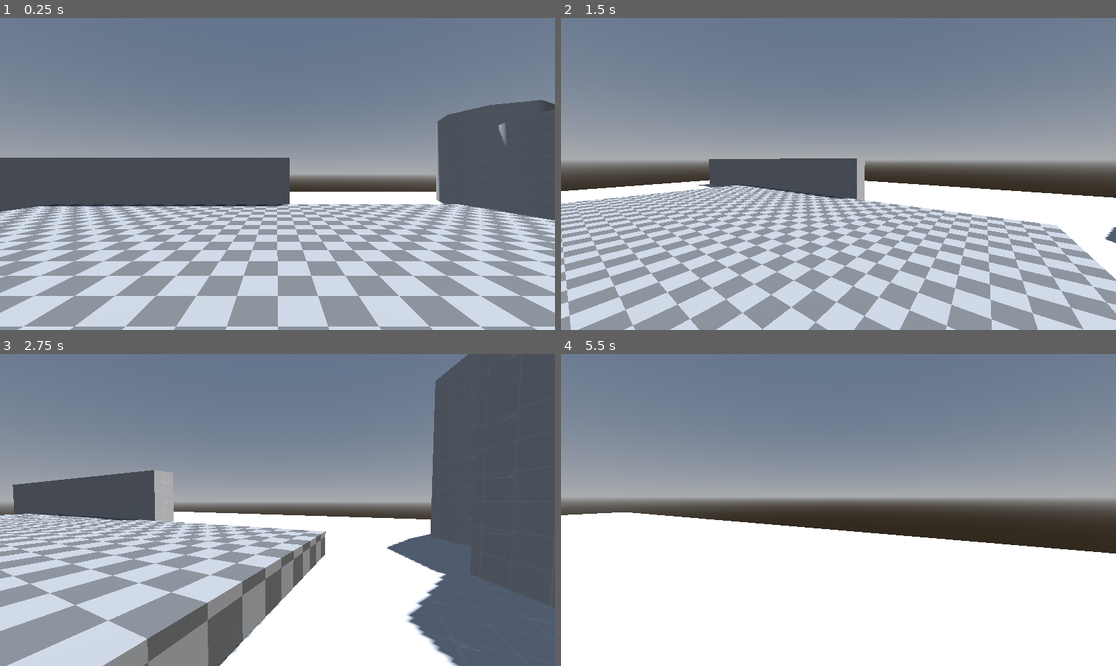
Above: before the commit, frames 1-4 (two rows, left to right).
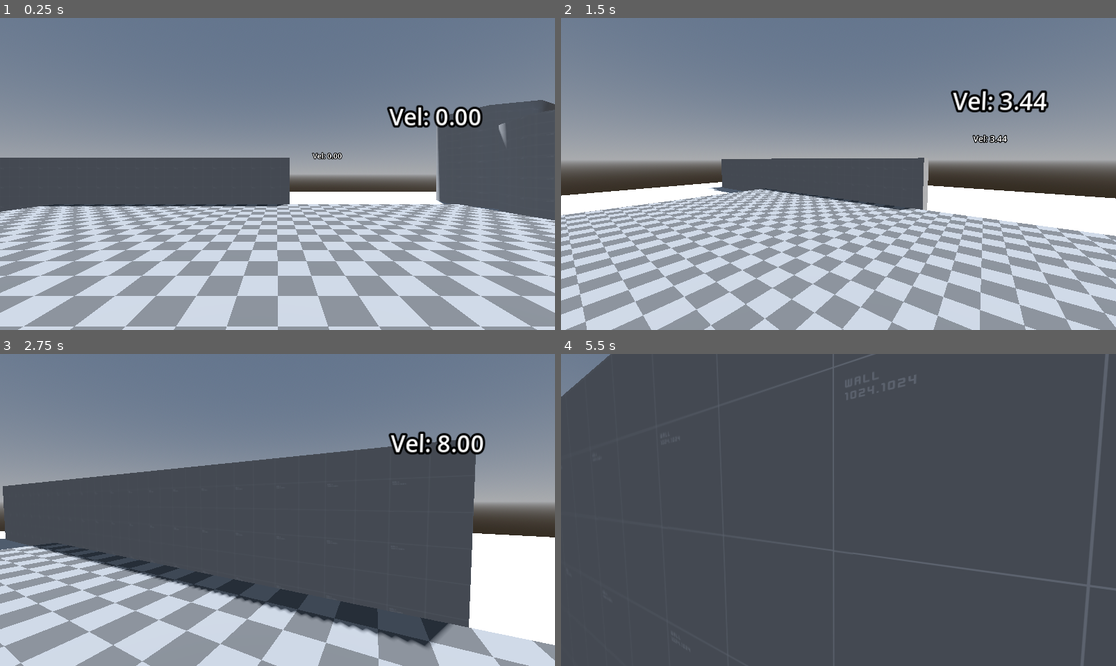
Above: after the commit, the same moments.

Repository: Octoan1/respawn26-colors
Game: Godot game, scene res://Game/main.tscn
Same seed, same stepped clock (60 frames per second), same inputs: the game is played once before the commit and once after it. The engine's default icon, where the game draws it, is replaced by a stand-in: a white triangle on a blue panel in a dark square.
Inputs (mouse positions are in pixels of both pictures, inside the frame that each line leads up to):
- Up to frame 1 (0.25 s): no input
- Up to frame 2 (1.5 s): tap Enter at 0.5 s; move the mouse to (960, 158) at 0.52 s; hold D (player_right) 0.53-1.28 s; hold Shift (player_sprint) 0.53-1.28 s; click (960, 158) at 0.67 s; tap Space (player_jump) at 0.77 s; move the mouse to (810, 174) at 1.27 s; hold W (player_forwards) from 1.28 s (still down); tap Shift (player_sprint) at 1.35 s
- Up to frame 3 (2.75 s): keep holding W (player_forwards); tap Space (player_jump) at 1.52 s; move the mouse to (288, 503) at 2.02 s; hold Shift (player_sprint) from 2.03 s (still down)
- Up to frame 4 (5.5 s): keep holding W (player_forwards); move the mouse to (832, 516) at 2.77 s; release Shift (player_sprint) at 2.78 s; tap Shift (player_sprint) at 2.85, 4.35 s; tap Space (player_jump) at 3.02, 3.77, 4.52 s; move the mouse to (877, 513) at 3.52 s; hold Shift (player_sprint) 3.53-4.28 s; move the mouse to (794, 506) at 4.27 s; move the mouse to (844, 510) at 5.02 s; hold Shift (player_sprint) from 5.03 s (still down)

The runs differ from the first frame. In frame 1, 1.0% of the frame differs, in the area x 56-87%, y 27-46%; in frame 2, 29%; in frame 3, 59%; in frame 4, 98%, in the area x 0-100%, y 0-100%.

Commit message:
Changing Air Control and Movement

Diff:
--- a/Entities/Player/States/air.gd
+++ b/Entities/Player/States/air.gd
@@ -32,14 +32,14 @@
 	var input_dir := Input.get_vector("player_left", "player_right", "player_forwards", "player_backwards")
 	var direction := (player.transform.basis * Vector3(input_dir.x, 0, input_dir.y)).normalized()
 	if direction:
+		# carry momentum in air
+		player.velocity.x = move_toward(player.velocity.x, direction.x * player.walk_speed * 0.5, player.acceleration * delta)
+		player.velocity.z = move_toward(player.velocity.z, direction.z * player.walk_speed * 0.5, player.acceleration * delta)
 		pass
-		# carry momentum in air
-		#player.velocity.x = move_toward(player.velocity.x, direction.x * player.speed, player.acceleration * delta)
-		#player.velocity.z = move_toward(player.velocity.z, direction.z * player.speed, player.acceleration * delta)
 	else:
-		pass
 		# carry momentum in air
 		#player.velocity.x = move_toward(player.velocity.x, 0, player.acceleration * delta)
 		#player.velocity.z = move_toward(player.velocity.z, 0, player.acceleration * delta)
+		pass
 
 	player.move_and_slide()
--- a/Entities/Player/player.gd
+++ b/Entities/Player/player.gd
@@ -9,6 +9,7 @@
 @export var stick_force:float = 5
 
 @onready var head:Node3D = $Head
+@onready var debug_velocity: Label3D = $DebugVelocity
 
 var coyote_timer: Timer
 
@@ -35,4 +36,4 @@
 		head.rotation.x = clamp(head.rotation.x, deg_to_rad(-89), deg_to_rad(89))
 
 func _process(_delta: float) -> void:
-	pass
+	debug_velocity.text = "Vel: %.2f" % velocity.length()
--- a/Entities/Player/player.tscn
+++ b/Entities/Player/player.tscn
@@ -60,3 +60,7 @@
 [node name="MeshInstance3D" type="MeshInstance3D" parent="." unique_id=125584598]
 layers = 2
 mesh = SubResource("CapsuleMesh_g4v7s")
+
+[node name="DebugVelocity" type="Label3D" parent="." unique_id=336715397]
+transform = Transform3D(1, 0, 0, 0, 1, 0, 0, 0, 1, 1.0990615, 0.90116143, -1.4164456)
+text = "Vel: 0"
